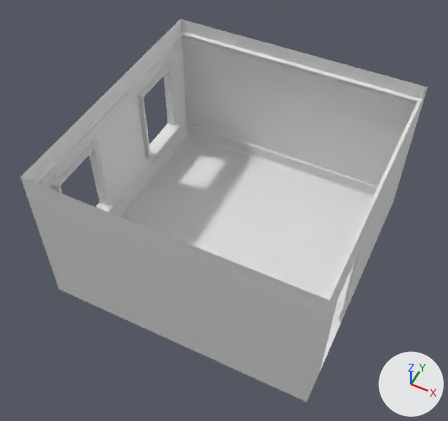
The Blender file Assets/models/bedroom02/bedroom02.blend as it was, and as the next commit left it.
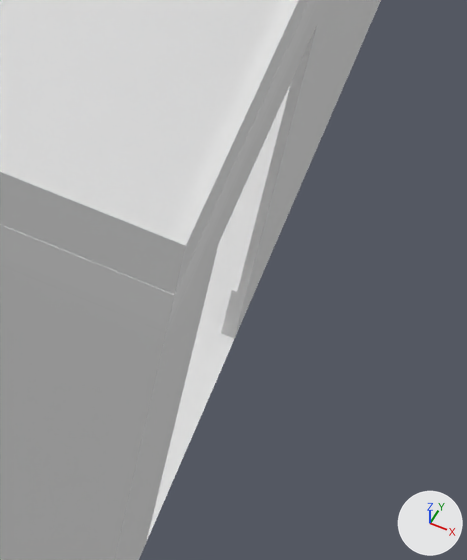
The first picture shows the older version from a 50 mm lens placed at (9.9, -21.3, 29.2), pointed at (-0.3, -1.0, 3.8). The close-ups show both versions on the part from 64% to 88% of the width and 58% to 89% of the height of that picture; other places that the commit changed are outside them. Lighting does not change. The marker at lower right points along +X, +Y and +Z.

In view in the first close-up: 'doorway', 'floor', 'top_trim.000', 'top_trim.003', 'wall_e', 'wall_s'.
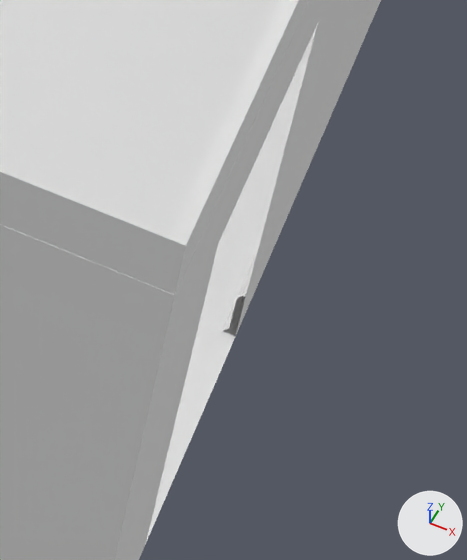
Pixel boxes (x1, y1, x2, y2) of what changed, in the close-ups (467 x 560 px):
'doorway', hidden: before (146, 23, 318, 541)

What changed in the scene script:
```text
Change ob_doorway:
    add ob_doorway.hide_set(True)  # its collection is switched off
```
